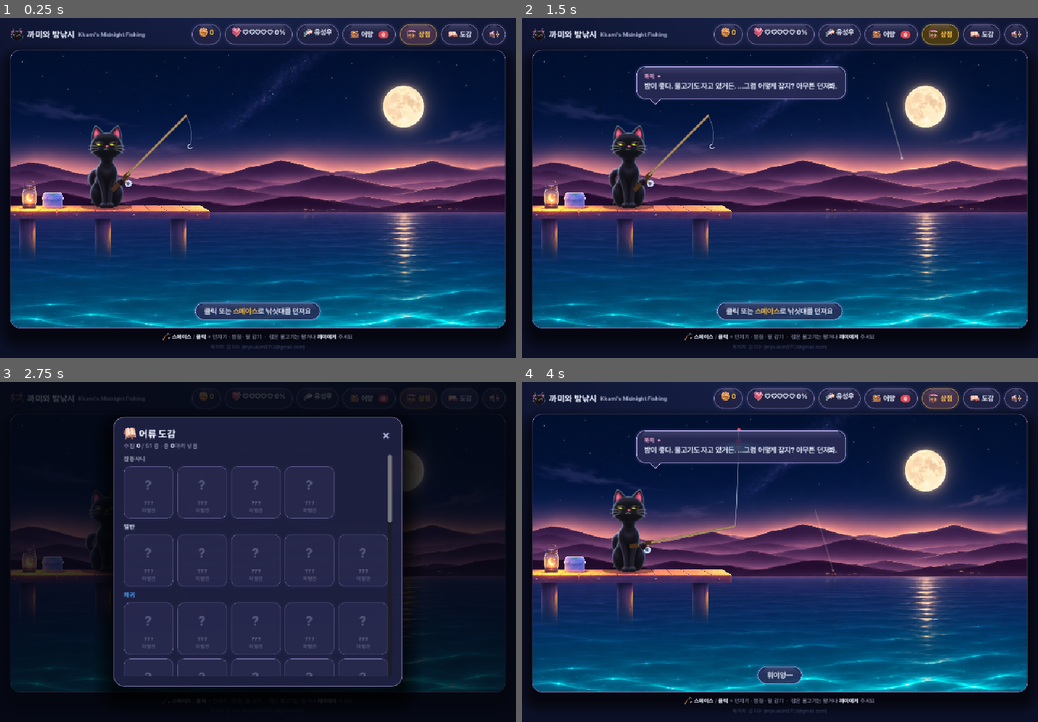
Above: before the commit, frames 1-4 (two rows, left to right).
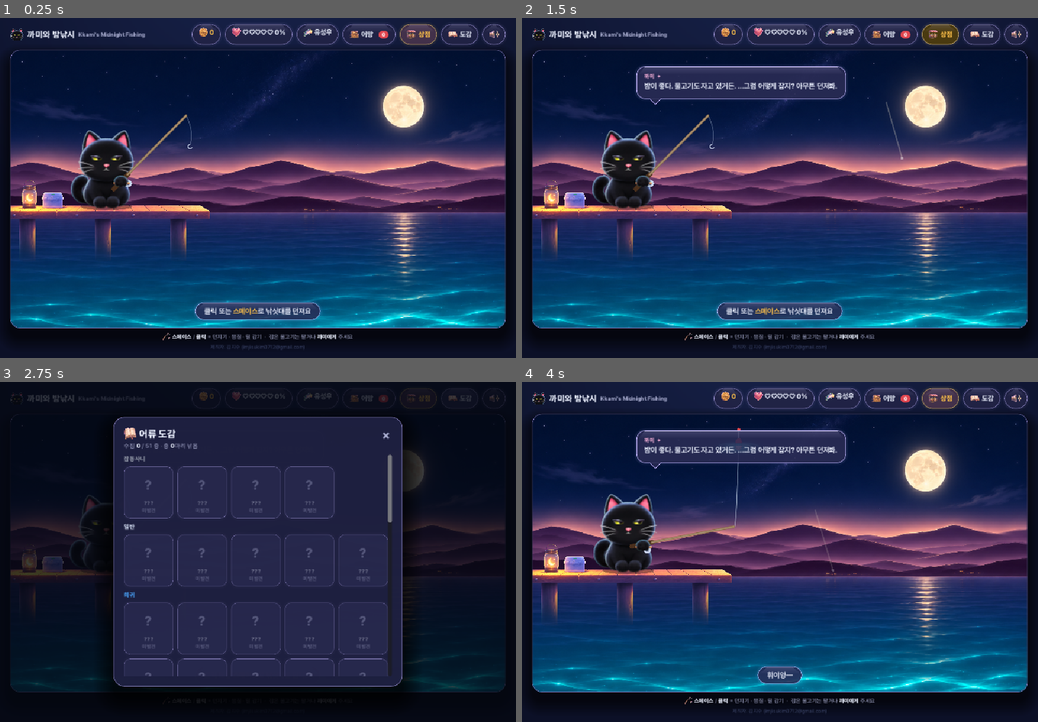
Above: after the commit, the same moments.

Repository: imjisukim0712-bit/Cat-Fishing
Game: Godot game, scene res://scenes/main.tscn
The game is run twice, just before and just after one commit, with the same random seed, the same clock (stepped at 60 frames per second) and the same inputs.
Inputs (mouse positions are in pixels of both pictures, inside the frame that each line leads up to):
- Up to frame 1 (0.25 s): no input
- Up to frame 2 (1.5 s): click "어망" at 0.5 s; click "상점" at 1.25 s
- Up to frame 3 (2.75 s): click "도감" at 2 s
- Up to frame 4 (4 s): click (1017, 399) at 2.77 s; tap Enter at 3.5, 3.6 s; move the mouse to (893, 535) at 3.52 s; hold D from 3.53 s (still down); click (893, 535) at 3.67 s; tap Space at 3.77 s

The runs differ from the first frame. In frame 1, 1.5% of the frame differs, in the area x 2-27%, y 3-57%; in frame 2, 1.5%; in frame 3, 0.1%; in frame 4, 1.5%.

Commit message:
Keep Kkami's round silhouette in black; simplify fish art
- Kkami: restore the round chibi silhouette (previous sheets edited by
  Codex to recolor fur to true black and drop the blush; shapes and
  outfits unchanged) with the aloof half-lidded eyes and pout mouth
  from the last design scaled to the round face. Rig anchors restored
  to the round sheet; HUD face icon rebuilt.
- Fish: repaint all 51 as a simple, uniform sticker style — clean
  shapes, 2-3 tone soft shading, thin same-hue outline, small dot
  eyes, no busy patterns/sparkles/textures.

Selftest 30/30; web build verified. Rebuilt play/.

Co-Authored-By: Claude Opus 5.5 <noreply@anthropic.com>
Claude-Session: https://claude.ai/code/session_018P3p2Mzt546YvsHAaNYGJm

Diff:
--- a/godot/scripts/main.gd
+++ b/godot/scripts/main.gd
@@ -848,7 +848,7 @@
 		var thumb := TextureRect.new()   # 그 옷을 입은 그림 까미
 		var at := AtlasTexture.new()   # 시트 칸의 빈 여백을 잘라 고양이(모자 포함)만 크게
 		at.atlas = load("res://assets/art/kkami/body_%s.png" % ico)
-		at.region = Rect2(100, 0, 250, 430)
+		at.region = Rect2(68, 19, 309, 402)
 		thumb.texture = at
 		thumb.expand_mode = TextureRect.EXPAND_IGNORE_SIZE
 		thumb.stretch_mode = TextureRect.STRETCH_KEEP_ASPECT_CENTERED
--- a/godot/scripts/stage_cat.gd
+++ b/godot/scripts/stage_cat.gd
@@ -4,16 +4,16 @@
 
 const ART := "res://assets/art/kkami/"
 const OUTFITS := ["none", "hoodie", "captain", "wizard", "space", "royal", "pirate"]
-# 몸 시트 한 칸(443px) 기준 측정값 (새침한 3차 디자인): 고양이 중심 x=224, 바닥 y=426,
-# 머리 중심 (224,137)·폭 150, 코 (222,137), 턱 y=185
-const CELL_ANCHOR := Vector2(224, 426)
-const EYES_Y := 124.0
-const MOUTH_Y := 151.0
-const NECK_Y := 192.0
-const SCALE := 0.41                 # 몸 시트 → 무대 (키 388px → 약 160px)
-const PART_K := 100.0 / 210.0       # 부품 시트 → 몸 시트 (눈 한 쌍 폭 210px = 머리폭의 2/3)
-const TAIL_BASE := Vector2(30, 258) # 꼬리 그림에서 몸에 붙는 지점 (아래쪽 끝)
-const EYE_SPREAD := 0.0              # 눈 한 쌍 그림을 반으로 갈라 양쪽으로 더 벌리는 거리 (무대 px, 한쪽 기준)
+# 몸 시트 한 칸(443px) 기준 측정값 (둥근 실루엣·검은 털): 고양이 중심 x=223, 바닥 y=420,
+# 머리 중심 (223,196)·폭 238, 코 (222,232), 턱 y=282
+const CELL_ANCHOR := Vector2(223, 420)
+const EYES_Y := 200.0
+const MOUTH_Y := 250.0
+const NECK_Y := 282.0
+const SCALE := 0.435                # 몸 시트 → 무대 (키 345px → 약 150px)
+const PART_K := 131.0 / 190.0       # 부품 시트 → 몸 시트 (눈 한 쌍 폭 190px = 머리폭의 55%)
+const TAIL_BASE := Vector2(105, 188) # 꼬리 그림에서 몸에 붙는 지점 (아래쪽 끝)
+const EYE_SPREAD := 2.5              # 눈 한 쌍 그림을 반으로 갈라 양쪽으로 더 벌리는 거리 (무대 px, 한쪽 기준)
 
 var tex := {}
 
@@ -65,8 +65,8 @@
 	# 꼬리 (몸 뒤, 붙는 지점을 축으로 흔들기)
 	var tw := sin(tm * (7.5 if excited else 2.1)) * 0.5
 	var tail_t: Texture2D = tex.tail
-	var tk := SCALE * PART_K * 1.35
-	var pivot := anchor + Vector2(-26 * sx, -8)
+	var tk := SCALE * PART_K * 0.95
+	var pivot := anchor + Vector2(-38 * sx, -10)
 	xf(pivot, -0.08 + tw * 0.22)
 	draw_texture_rect(tail_t, Rect2(-TAIL_BASE * tk, tail_t.get_size() * tk), false)
 	xf()
@@ -90,11 +90,11 @@
 	var pk := SCALE * PART_K * (0.5 * (1.0 + sx))   # 통통해지면 얼굴도 살짝 넓게
 	var eye_pos := to_stage(Vector2(223, EYES_Y), anchor, sx, sy)
 	if eyes == "eyes_normal" or eyes == "eyes_alert":
-		var eye_off := 62.0 * pk * 1.15 + EYE_SPREAD * sx   # 눈 그림에서 각 눈 중심은 한가운데서 ±62px
+		var eye_off := 56.0 * pk + EYE_SPREAD * sx   # 눈 그림에서 각 눈 중심은 한가운데서 ±56px
 		for side in [-1.0, 1.0]:                     # 밤 고양이 눈빛 (눈마다 따로, 사이에 띠가 생기지 않게)
 			glow(eye_pos.x + side * eye_off, eye_pos.y, 9, 6, c("#d3ef5b", .14))
 	var star_pulse := 1.0 + (sin(tm * 9) * 0.08 if mood == "star" else 0.0)
-	eyes_split(eyes, eye_pos, pk * 1.15 * star_pulse, EYE_SPREAD * sx)
+	eyes_split(eyes, eye_pos, pk * star_pulse, EYE_SPREAD * sx)
 	var mouth := "mouth_open" if (mood == "star" or mood == "alert") else "mouth_closed"
 	part(mouth, to_stage(Vector2(222, MOUTH_Y + (4.0 if mouth == "mouth_open" else 0.0)), anchor, sx, sy), pk * 0.9)
 
@@ -102,7 +102,7 @@
 	if Game.S.upg.charm > 1:
 		var neck := to_stage(Vector2(223, NECK_Y), anchor, sx, sy)
 		var cols := ["#e0454f", "#ff8a3d", "#63e6ff", "#b06bff", "#ffd166"]
-		fill_ell(neck.x, neck.y, 19 * sx, 6, c(cols[mini(4, Game.S.upg.charm - 1)], .92), 0, 0, PI)
+		fill_ell(neck.x, neck.y, 27 * sx, 7, c(cols[mini(4, Game.S.upg.charm - 1)], .92), 0, 0, PI)
 		circle(neck.x, neck.y + 5, 4.2, c("#ffd166"))
 
 	# 낚싯대 + 대를 쥔 앞발 (흥분 떨림은 몸과 같이)
Binary file changed: godot/assets/art/fish/angler.png
Binary file changed: godot/assets/art/fish/aspido.png
Binary file changed: godot/assets/art/fish/aurorad.png
Binary file changed: godot/assets/art/fish/bahamut.png
Binary file changed: godot/assets/art/fish/bass.png
Binary file changed: godot/assets/art/fish/boot.png
Binary file changed: godot/assets/art/fish/bung.png
Binary file changed: godot/assets/art/fish/can.png
Binary file changed: godot/assets/art/fish/carp.png
Binary file changed: godot/assets/art/fish/catfish.png
Binary file changed: godot/assets/art/fish/charyb.png
Binary file changed: godot/assets/art/fish/crab.png
(and 58 more such lines)
